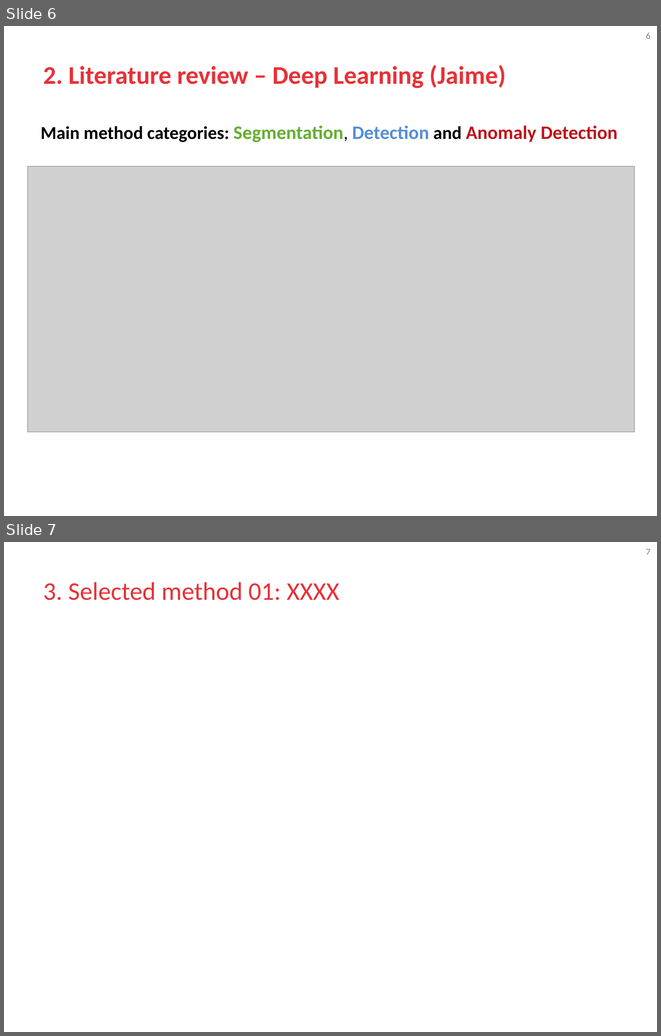
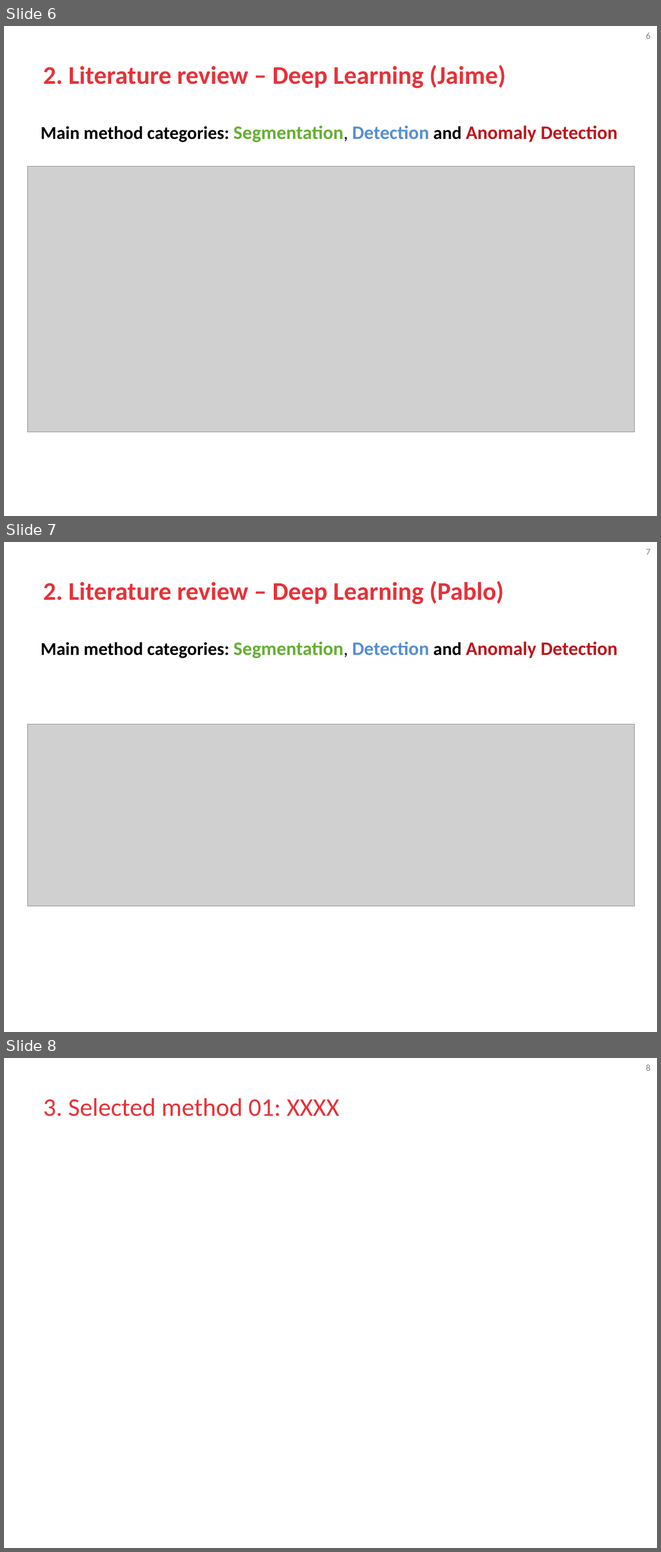
Before and after one commit to blooraayy/VA_RetoMichelin, a slide deck: docs/GIDIA_VA_Course_Project_Presentations.pptx. Shown one above the other, each under a label of ours: slides 6 and 7 before the commit, slides 6, 7 and 8 after it. The pictures are 661x1036 and 661x1552 pixels, drawn with LibreOffice and Linux fonts; fonts in the diff are those of the drawing; grey boxes stand for pictures; background and template pictures are left out. Boxes give left, top, right and bottom in pixels: in the first picture for what was removed or moved away, otherwise in the second. Text is boxed around its words. In the diff, an @@ line names an element or a change of style, - is before the commit and + after.

Commit message:
Selected Method Pablo, Literature Review Pablo & Datasets slides

```diff
--- a/docs/GIDIA_VA_Course_Project_Presentations.pptx
+++ b/docs/GIDIA_VA_Course_Project_Presentations.pptx
@@ slide 7 added at box(4, 542, 657, 1032), background #FFFFFF; not listed: 1 template element that a slide beside it also shows @@
@@ title added at box(43, 581, 504, 604), 28 pt, text #E73137, bold @@
+2. Literature review – Deep Learning (Pablo)
@@ text added at box(41, 641, 618, 658), 21 pt, text #000000, bold @@
+Main method categories: Segmentation, Detection and Anomaly Detection
@@ picture added at box(27, 724, 634, 906) @@
@@ what was slide 7 is now slide 8 @@
@@ page number at box(646, 1064, 651, 1071): text changed @@
-7
+8
```
Also in this commit, not shown: 2 slides changed, 3 other slides added, 1 slide removed.
